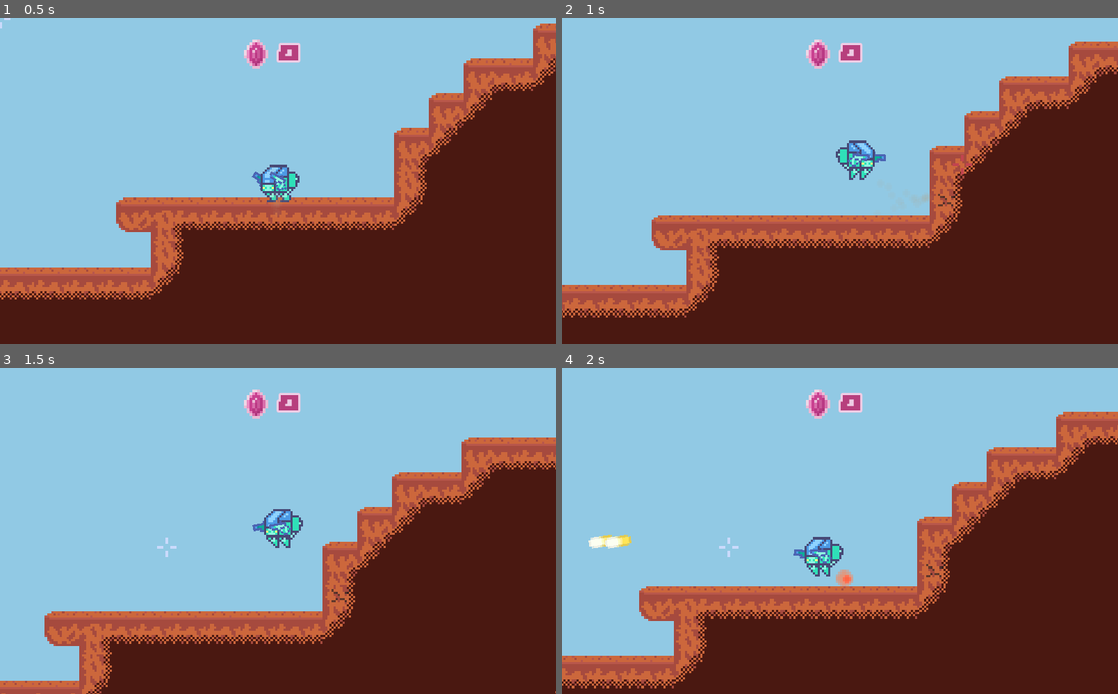
Above: before the commit, frames 1-4 (two rows, left to right).
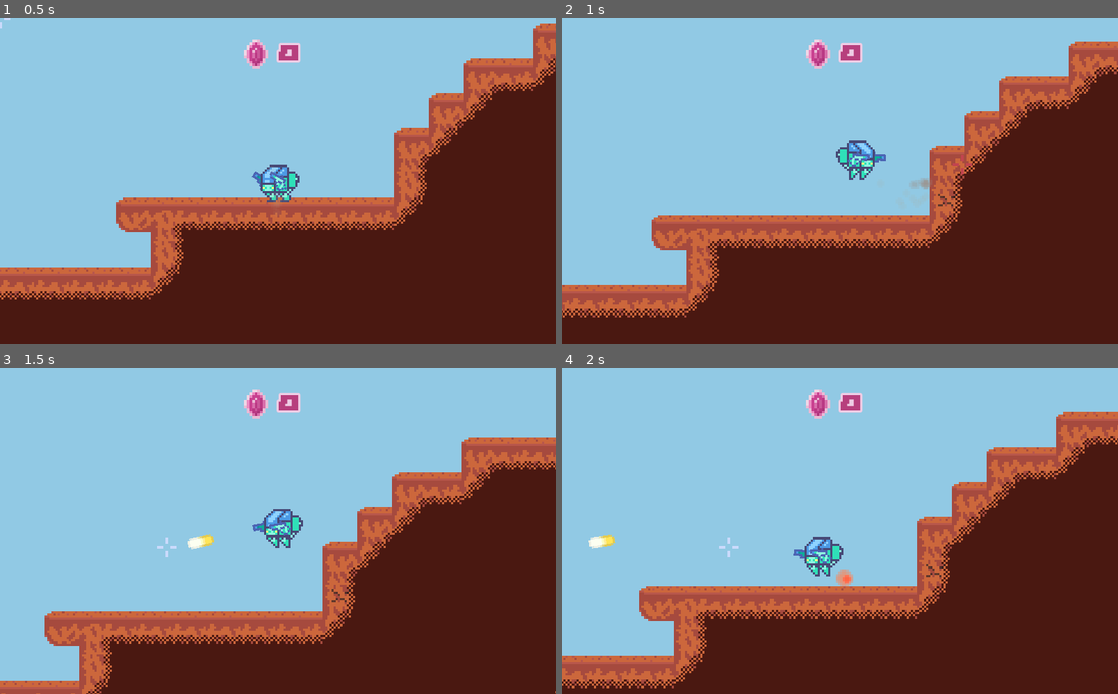
Above: after the commit, the same moments.

Repository: MichaelRRyan/Mecha-Miners
Game: Godot game, scene res://scenes/Gameplay.tscn
Same seed, same stepped clock (60 frames per second), same inputs: the game is played once before the commit and once after it.
Inputs (mouse positions are in pixels of both pictures, inside the frame that each line leads up to):
- Up to frame 1 (0.5 s): no input
- Up to frame 2 (1 s): tap Enter at 0.5 s; move the mouse to (962, 164) at 0.52 s; press the mouse at (962, 164) at 0.53 s; hold D (move_right) from 0.53 s (still down); tap W (jump) at 0.77 s; right-click (962, 164) at 0.8 s
- Up to frame 3 (1.5 s): move the mouse to (166, 547) at 1.27 s; release D (move_right) at 1.28 s; release the mouse at (166, 547) at 1.28 s; hold A (move_left) from 1.28 s (still down); right-click (166, 547) at 1.35 s
- Up to frame 4 (2 s): keep holding A (move_left); tap W (jump) at 1.52 s; click (728, 547) at 1.55 s

Frame 1 is identical in both runs. In frame 2, less than 0.1% of the frame differs, in the area x 62-67%, y 49-56%; in frame 3, 0.1%; in frame 4, 0.1%, in the area x 7-13%, y 51-56%.

Commit message:
Positioned both guns correctly and added separate controls

Diff:
--- a/project.godot
+++ b/project.godot
@@ -41,11 +41,6 @@
 "events": [ Object(InputEventKey,"resource_local_to_scene":false,"resource_name":"","device":0,"alt":false,"shift":false,"control":false,"meta":false,"command":false,"pressed":false,"scancode":87,"physical_scancode":0,"unicode":0,"echo":false,"script":null)
  ]
 }
-shoot={
-"deadzone": 0.5,
-"events": [ Object(InputEventMouseButton,"resource_local_to_scene":false,"resource_name":"","device":-1,"alt":false,"shift":false,"control":false,"meta":false,"command":false,"button_mask":0,"position":Vector2( 0, 0 ),"global_position":Vector2( 0, 0 ),"factor":1.0,"button_index":1,"pressed":false,"doubleclick":false,"script":null)
- ]
-}
 toggle_network_panel={
 "deadzone": 0.5,
 "events": [ Object(InputEventKey,"resource_local_to_scene":false,"resource_name":"","device":0,"alt":false,"shift":false,"control":false,"meta":false,"command":false,"pressed":false,"scancode":72,"physical_scancode":0,"unicode":0,"echo":false,"script":null)
@@ -54,6 +49,16 @@
 exit={
 "deadzone": 0.5,
 "events": [ Object(InputEventKey,"resource_local_to_scene":false,"resource_name":"","device":0,"alt":false,"shift":false,"control":false,"meta":false,"command":false,"pressed":false,"scancode":16777217,"physical_scancode":0,"unicode":0,"echo":false,"script":null)
+ ]
+}
+action1={
+"deadzone": 0.5,
+"events": [ Object(InputEventMouseButton,"resource_local_to_scene":false,"resource_name":"","device":-1,"alt":false,"shift":false,"control":false,"meta":false,"command":false,"button_mask":0,"position":Vector2( 0, 0 ),"global_position":Vector2( 0, 0 ),"factor":1.0,"button_index":1,"pressed":false,"doubleclick":false,"script":null)
+ ]
+}
+action2={
+"deadzone": 0.5,
+"events": [ Object(InputEventMouseButton,"resource_local_to_scene":false,"resource_name":"","device":-1,"alt":false,"shift":false,"control":false,"meta":false,"command":false,"button_mask":0,"position":Vector2( 0, 0 ),"global_position":Vector2( 0, 0 ),"factor":1.0,"button_index":2,"pressed":false,"doubleclick":false,"script":null)
  ]
 }
 
--- a/scenes/Gameplay.tscn
+++ b/scenes/Gameplay.tscn
@@ -36,4 +36,6 @@
 
 [node name="Particles" type="Node2D" parent="." groups=["particle_container"]]
 
+[node name="CrystalShards" type="Node2D" parent="." groups=["crystal_container"]]
+
 [connection signal="crystal_amount_changed" from="PlayerManager/Player" to="GUIManager" method="_on_Player_crystal_amount_changed"]
--- a/scenes/Gun.tscn
+++ b/scenes/Gun.tscn
@@ -6,8 +6,9 @@
 [node name="Gun" type="Sprite"]
 texture = ExtResource( 2 )
 offset = Vector2( 4, -1 )
+hframes = 2
 region_enabled = true
-region_rect = Rect2( 32, 80, 16, 16 )
+region_rect = Rect2( 32, 80, 32, 16 )
 script = ExtResource( 1 )
 
 [node name="Tip" type="Node2D" parent="."]
--- a/scenes/Player.tscn
+++ b/scenes/Player.tscn
@@ -1,9 +1,10 @@
-[gd_scene load_steps=17 format=2]
+[gd_scene load_steps=18 format=2]
 
 [ext_resource path="res://assets/images/spritesheet.png" type="Texture" id=1]
 [ext_resource path="res://scripts/Player.gd" type="Script" id=2]
 [ext_resource path="res://scenes/Gun.tscn" type="PackedScene" id=3]
 [ext_resource path="res://scenes/Jetpack.tscn" type="PackedScene" id=4]
+[ext_resource path="res://scripts/MechArms.gd" type="Script" id=5]
 
 [sub_resource type="AtlasTexture" id=2]
 atlas = ExtResource( 1 )
@@ -91,16 +92,19 @@
 visible = false
 shape = SubResource( 13 )
 
-[node name="Gun" parent="." instance=ExtResource( 3 )]
+[node name="Jetpack" parent="." instance=ExtResource( 4 )]
+
+[node name="Arms" type="Node2D" parent="."]
+script = ExtResource( 5 )
+
+[node name="Gun1" parent="Arms" instance=ExtResource( 3 )]
 position = Vector2( -1.5, 1 )
 z_index = 2
 
-[node name="Gun2" parent="." instance=ExtResource( 3 )]
+[node name="Gun2" parent="Arms" instance=ExtResource( 3 )]
 position = Vector2( 6, 1 )
 z_index = -1
-region_rect = Rect2( 48, 80, 16, 16 )
-
-[node name="Jetpack" parent="." instance=ExtResource( 4 )]
+frame = 1
 
 [node name="Feet" type="Node2D" parent="."]
 position = Vector2( 0, 9 )
--- a/scripts/Gun.gd
+++ b/scripts/Gun.gd
@@ -1,6 +1,6 @@
 extends Sprite
 
-export var cooldown = 0.15
+export var cooldown = 0.25
 export var automatic = false
 var bullet_manager = null
 var holder_rid = null
@@ -11,29 +11,6 @@
 	var managers = get_tree().get_nodes_in_group("bullet_manager")
 	if managers and not managers.empty():
 		bullet_manager = managers[0]
-
-
-# -----------------------------------------------------------------------------
-func _process(_delta):
-
-	# Don't process if online and not the network master, is updated instead.
-	if Network.is_online and not is_network_master():
-		return
-
-	var origin = global_position - position
-	var direction_to_mouse = (get_global_mouse_position() - origin).normalized()
-	var angle = atan2(direction_to_mouse.y, direction_to_mouse.x)
-
-	var flip = direction_to_mouse.x < 0.0
-	var dir_sign = sign(direction_to_mouse.x)
-	if dir_sign == 0.0: dir_sign = 1
-	scale.x = dir_sign
-	position.x = abs(position.x) * -dir_sign * sign(z_index)
-	rotation = angle - (deg2rad(180.0) if flip else 0.0)
-
-	if (automatic and Input.is_action_pressed("shoot")
-		or Input.is_action_just_pressed("shoot")):
-			shoot()
 
 
 # -----------------------------------------------------------------------------
--- /dev/null
+++ b/scripts/MechArms.gd
@@ -0,0 +1,95 @@
+extends Node2D
+
+onready var equiped1 = $Gun1
+onready var equiped2 = $Gun2
+onready var front_position = $Gun1.position.x
+onready var back_position = $Gun2.position.x
+
+
+# -----------------------------------------------------------------------------
+func _ready():
+	var parent = get_parent()
+	if parent:
+		var rid = parent.get_rid()
+		equiped1.holder_rid = rid
+		equiped2.holder_rid = rid
+
+
+# -----------------------------------------------------------------------------
+func _process(_delta):
+
+	# Don't process if online and not the network master, is updated instead.
+	if Network.is_online and not is_network_master():
+		return
+
+	var direction_to_mouse = (get_global_mouse_position() - global_position).normalized()
+
+	var flip = direction_to_mouse.x < 0.0
+	var dir_sign = sign(direction_to_mouse.x)
+	if dir_sign == 0.0: dir_sign = 1
+
+	scale.x = dir_sign
+
+	if flip:
+		equiped1.position.x = back_position
+		equiped2.position.x = front_position
+		equiped1.frame = 1
+		equiped2.frame = 0
+
+	else:
+		equiped1.position.x = front_position
+		equiped2.position.x = back_position
+		equiped1.frame = 0
+		equiped2.frame = 1
+
+	equiped1.z_index = 2 * dir_sign
+	equiped2.z_index = -2 * dir_sign
+
+	# Works out the angle to the mouse sets the equipment's rotation to it.
+	var angle = atan2(direction_to_mouse.y, direction_to_mouse.x)
+	if flip: angle = deg2rad(180.0) - angle
+	equiped1.rotation = angle
+	equiped2.rotation = angle
+
+	if (equiped1.automatic and Input.is_action_pressed("action1")
+			or Input.is_action_just_pressed("action1")):
+				equiped1.shoot()
+
+	if (equiped2.automatic and Input.is_action_pressed("action2")
+			or Input.is_action_just_pressed("action2")):
+				equiped2.shoot()
+
+
+# -----------------------------------------------------------------------------
+func get_sync_data():
+	return {
+		scale_x = scale.x,
+
+		equiped1_position_x = equiped1.position.x,
+		equiped1_rotation = equiped1.rotation,
+		equiped1_z_index = equiped1.z_index,
+		equiped1_frame = equiped1.frame,
+
+		equiped2_position_x = equiped2.position.x,
+		equiped2_rotation = equiped2.rotation,
+		equiped2_z_index = equiped2.z_index,
+		equiped2_frame = equiped2.frame,
+	}
+
+
+# -----------------------------------------------------------------------------
+func apply_sync_date(data):
+	scale.x = data.scale_x
+
+	equiped1.position.x = data.equiped1_position_x
+	equiped1.rotation =	data.equiped1_rotation
+	equiped1.z_index = data.equiped1_z_index
+	equiped1.frame = data.equiped1_frame
+
+	equiped2.position.x = data.equiped2_position_x
+	equiped2.rotation =	data.equiped2_rotation
+	equiped2.z_index = data.equiped2_z_index
+	equiped2.frame = data.equiped2_frame
+
+
+# -----------------------------------------------------------------------------
--- a/scripts/Player.gd
+++ b/scripts/Player.gd
@@ -98,12 +98,6 @@
 
 
 # -----------------------------------------------------------------------------
-func _ready():
-	$Gun.holder_rid = get_rid()
-	$Gun2.holder_rid = get_rid()
-
-
-# -----------------------------------------------------------------------------
 func _physics_process(delta):
 	# Don't process if in the editor.
 	if Engine.editor_hint:
@@ -115,12 +109,8 @@
 
 	__handle_vertical_movement(delta)
 	__handle_horizontal_movement(delta)
-
 	__handle_sprite_flip()
-
-	# Move by the velocity.
 	velocity = move_and_slide(velocity, Vector2.UP)
-
 	__handle_network_syncing()
 
 
@@ -202,12 +192,7 @@
 		position = position,
 		flip_h = $AnimatedSprite.flip_h,
 		animation_id = animation_id,
-		gun1_scale_x = $Gun.scale.x,
-		gun1_position_x = $Gun.position.x,
-		gun1_rotation = $Gun.rotation,
-		gun2_scale_x = $Gun2.scale.x,
-		gun2_position_x = $Gun2.position.x,
-		gun2_rotation = $Gun2.rotation
+		arms_data = $Arms.get_sync_data(),
 	})
 
 
@@ -227,12 +212,7 @@
 	position = state.position
 	$AnimatedSprite.flip_h = state.flip_h
 	__set_animation(state.animation_id)
-	$Gun.scale.x = state.gun1_scale_x
-	$Gun.position.x = state.gun1_position_x
-	$Gun.rotation = state.gun1_rotation
-	$Gun2.scale.x = state.gun2_scale_x
-	$Gun2.position.x = state.gun2_position_x
-	$Gun2.rotation = state.gun2_rotation
+	$Arms.apply_sync_date(state.arms_data)
 
 
 # -----------------------------------------------------------------------------
@@ -251,8 +231,7 @@
 	set_physics_process(false)
 	hide()
 
-	$Gun.set_process(false)
-	$Gun2.set_process(false)
+	$Arms.set_process(false)
 
 	var terrains = get_tree().get_nodes_in_group("terrain")
 	if terrains and not terrains.empty():
@@ -290,8 +269,7 @@
 	set_physics_process(true)
 	show()
 
-	$Gun.set_process(true)
-	$Gun2.set_process(true)
+	$Arms.set_process(true)
 
 
 # -----------------------------------------------------------------------------
--- a/scripts/Terrain.gd
+++ b/scripts/Terrain.gd
@@ -26,6 +26,16 @@
 
 # A dictionary of tile position keys to tile health values.
 var damaged_tiles = {}
+var crystal_container = null
+
+
+# -----------------------------------------------------------------------------
+func _ready():
+	var containers = get_tree().get_nodes_in_group("crystal_container")
+	if containers and !containers.empty():
+		crystal_container = containers[0]
+	else:
+		crystal_container = self
 
 
 # -----------------------------------------------------------------------------
@@ -116,7 +126,7 @@
 func spawn_crystals(_position, amount):
 	for _i in range(amount):
 		var crystal = CrystalShard.instance()
-		add_child(crystal)
+		crystal_container.add_child(crystal)
 		crystal.position = _position
 		crystal.velocity = Vector2(rand_range(-50, 50), rand_range(-100, -10))
 
